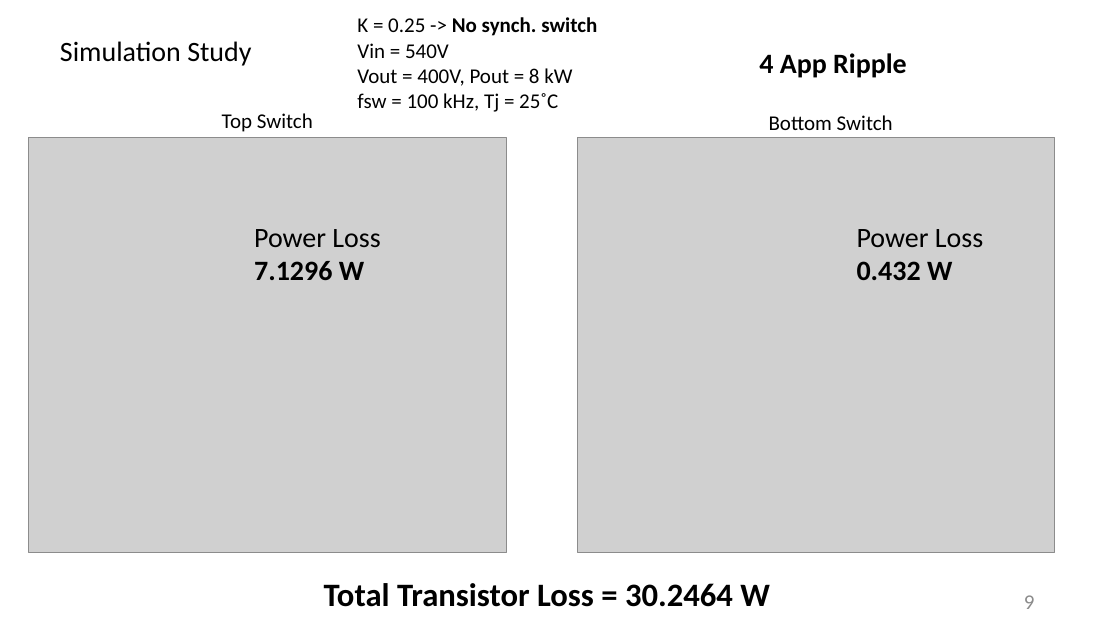
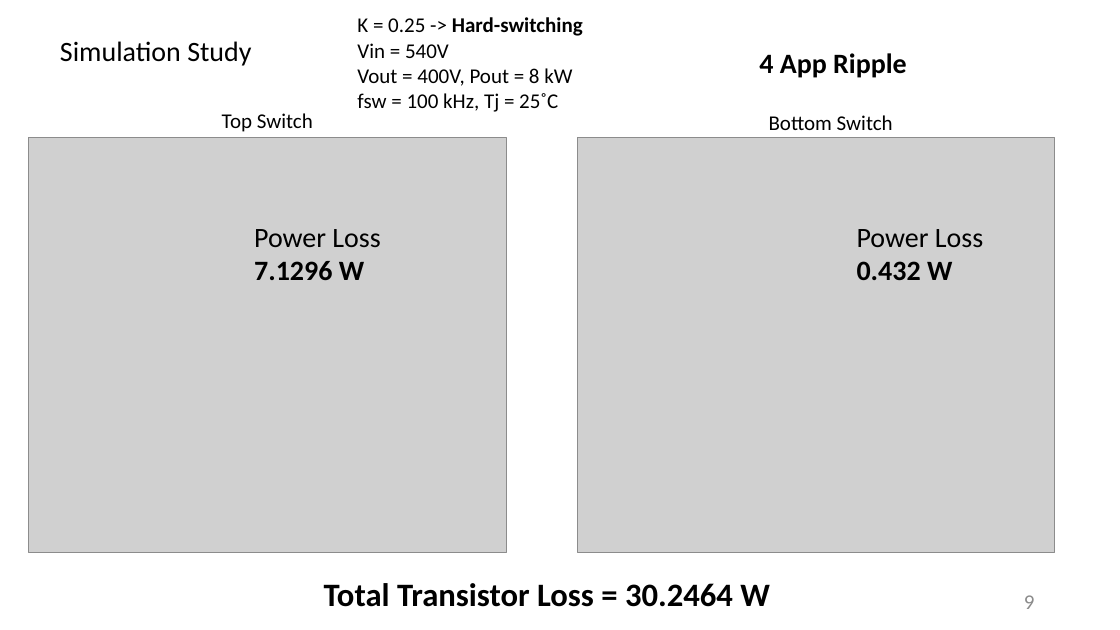
Before and after one commit to furkankarakaya/GaN-Studies, a slide deck: slide 9 of Weekly Reports/2019.09.04 - 2019.09.11 Report.pptx. Drawn at 1120x630 pixels with LibreOffice and Linux fonts; fonts in the diff are those of the drawing; grey boxes stand for pictures. Boxes give left, top, right and bottom in pixels: in the first picture for what was removed or moved away, otherwise in the second. Text is boxed around its words. In the diff, an @@ line names an element or a change of style, - is before the commit and + after.

```diff
--- a/Weekly Reports/2019.09.04 - 2019.09.11 Report.pptx
+++ b/Weekly Reports/2019.09.04 - 2019.09.11 Report.pptx
@@ text at (357,17,583,58): text changed @@
-K = 0.25 -> No synch. switch
-Vin = 540V
+K = 0.25 -> Hard-switching
+Vin = 540V
```
Also in this commit, not shown: 4 other slides changed, 10 slides added, 3 other files.
